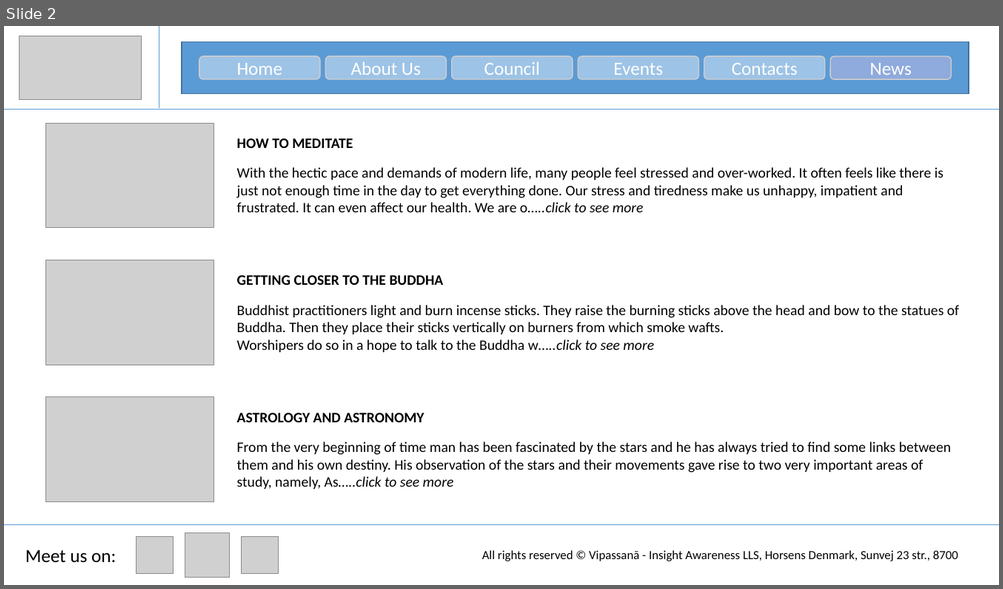
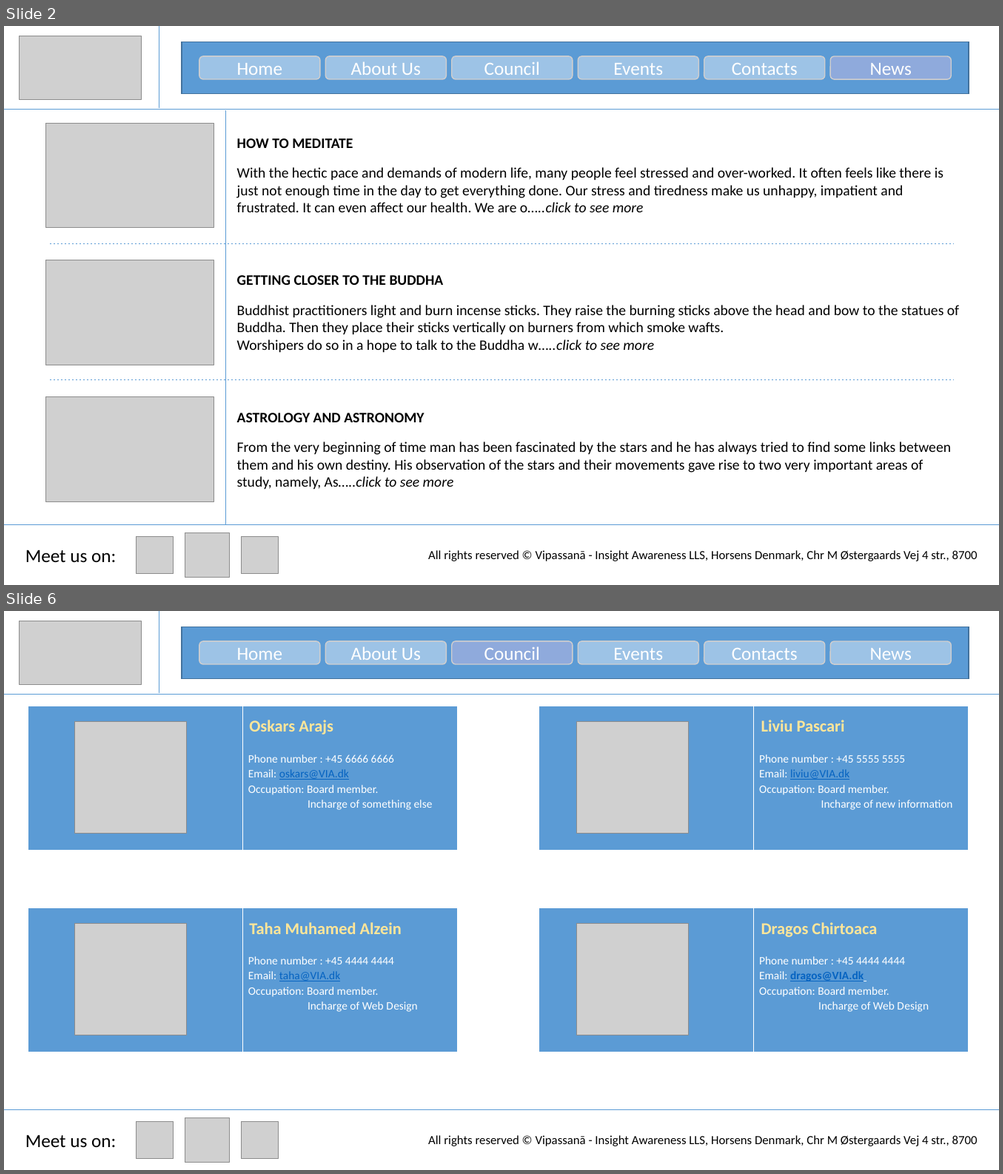
Before and after one commit to zeintaha/RWD, a slide deck: Temporary/Webpge.pptx. Shown one above the other, each under a label of ours: slide 2 before the commit, slides 2 and 6 after it; the slides between them are not shown. The pictures are 1003x589 and 1003x1174 pixels, drawn with LibreOffice and Linux fonts; fonts in the diff are those of the drawing; grey boxes stand for pictures. Boxes give left, top, right and bottom in pixels: in the first picture for what was removed or moved away, otherwise in the second. Text is boxed around its words. In the diff, an @@ line names an element or a change of style, - is before the commit and + after.

```diff
--- a/Temporary/Webpge.pptx
+++ b/Temporary/Webpge.pptx
@@ slide 6 added at <box>4,611,999,1170</box>, background #FFFFFF @@
@@ picture added at <box>19,621,142,685</box> @@
@@ line added from (159, 611) to (159, 693), #5B9BD5 0.5 pt @@
@@ rectangle added at <box>182,627,968,679</box>, fill #5B9BD5, outline #43739E 1 pt @@
@@ rounded rectangle added at <box>199,641,320,665</box>, fill #9DC3E6, outline #D0CECE 1 pt, 18 pt, text #FFFFFF @@
+Home
@@ rounded rectangle added at <box>326,641,447,665</box>, fill #9DC3E6, outline #D0CECE 1 pt, 18 pt, text #FFFFFF @@
+About Us
@@ rounded rectangle added at <box>452,641,572,665</box>, fill #8FAADC, outline #D0CECE 1 pt, 18 pt, text #FFFFFF @@
+Council
@@ rounded rectangle added at <box>578,641,699,665</box>, fill #9DC3E6, outline #D0CECE 1 pt, 18 pt, text #FFFFFF @@
+Events
@@ rounded rectangle added at <box>704,641,825,665</box>, fill #9DC3E6, outline #D0CECE 1 pt, 18 pt, text #FFFFFF @@
+Contacts
@@ rounded rectangle added at <box>830,641,950,665</box>, fill #9DC3E6, outline #D0CECE 1 pt, 18 pt, text #FFFFFF @@
+News
@@ line added from (4, 695) to (999, 695), #5B9BD5 0.5 pt @@
@@ table added at <box>28,706,458,850</box>, 1 rows, 2 columns @@
+ | Phone number : +45 6666 6666 / Email: oskars@VIA.dk / Occupation: Board member. / Incharge of something else
@@ picture added at <box>75,721,187,833</box> @@
@@ text added at <box>249,720,333,735</box>, 16 pt, text #FFE699, bold @@
+Oskars Arajs
@@ table added at <box>539,706,969,850</box>, 1 rows, 2 columns @@
+ | Phone number : +45 5555 5555 / Email: liviu@VIA.dk / Occupation: Board member. / Incharge of new information
@@ picture added at <box>576,721,688,833</box> @@
@@ text added at <box>761,720,845,732</box>, 16 pt, text #FFE699, bold @@
+Liviu Pascari
@@ table added at <box>28,908,458,1052</box>, 1 rows, 2 columns @@
+ | Phone number : +45 4444 4444 / Email: taha@VIA.dk / Occupation: Board member. / Incharge of Web Design
@@ table added at <box>539,908,969,1052</box>, 1 rows, 2 columns @@
+ | Phone number : +45 4444 4444 / Email: dragos@VIA.dk / Occupation: Board member. / Incharge of Web Design
@@ picture added at <box>75,923,187,1036</box> @@
@@ text added at <box>249,923,401,934</box>, 16 pt, text #FFE699, bold @@
+Taha Muhamed Alzein
@@ picture added at <box>576,923,688,1036</box> @@
@@ text added at <box>761,923,876,937</box>, 16 pt, text #FFE699, bold @@
+Dragos Chirtoaca
@@ line added from (4, 1111) to (999, 1111), #5B9BD5 0.5 pt @@
@@ picture added at <box>185,1119,229,1163</box> @@
@@ text added at <box>25,1135,116,1148</box>, 18 pt, text #000000 @@
+Meet us on:
@@ picture added at <box>136,1122,173,1159</box> @@
@@ picture added at <box>242,1122,279,1159</box> @@
@@ text added at <box>428,1136,977,1147</box>, 12 pt, text #000000 @@
+All rights reserved © Vipassanā - Insight Awareness LLS, Horsens Denmark, Chr M Østergaards Vej 4 str., 8700
@@ slide 2 changed as well @@
@@ line added from (225, 111) to (225, 526), #5B9BD5 0.5 pt @@
@@ line added from (50, 244) to (954, 244), #5B9BD5 0.5 pt dashed @@
@@ line added from (50, 380) to (954, 380), #5B9BD5 0.5 pt dashed @@
@@ text at <box>428,551,977,562</box>: text changed @@
-All rights reserved © Vipassanā - Insight Awareness LLS, Horsens Denmark, Sunvej 23 str., 8700
+All rights reserved © Vipassanā - Insight Awareness LLS, Horsens Denmark, Chr M Østergaards Vej 4 str., 8700
```
Also in this commit, not shown: 1 other slide changed, 5 other slides added, 1 other file.
